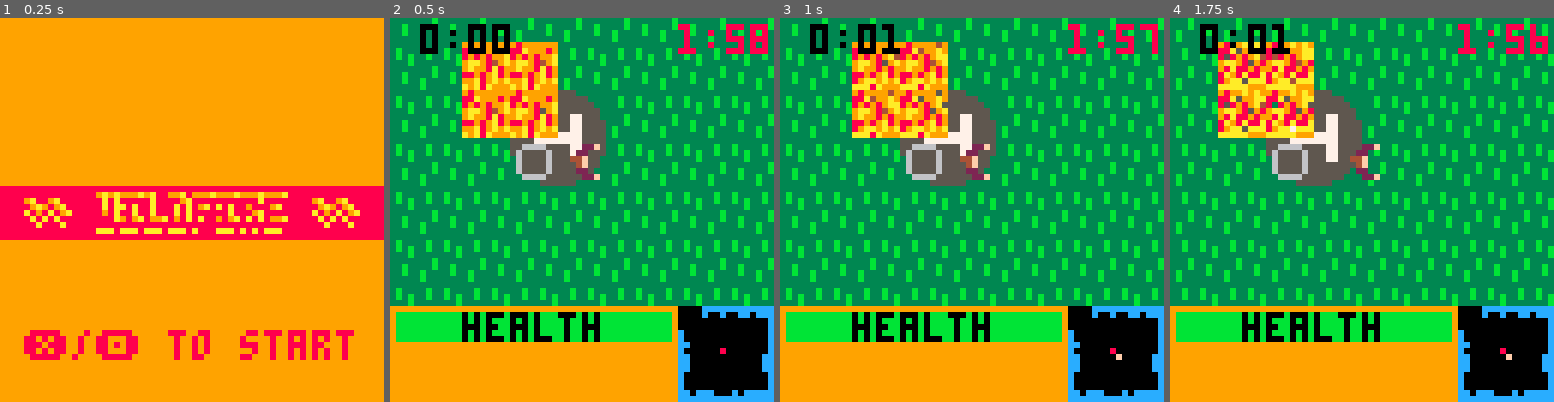
Above: before the commit, frames 1-4 (left to right).
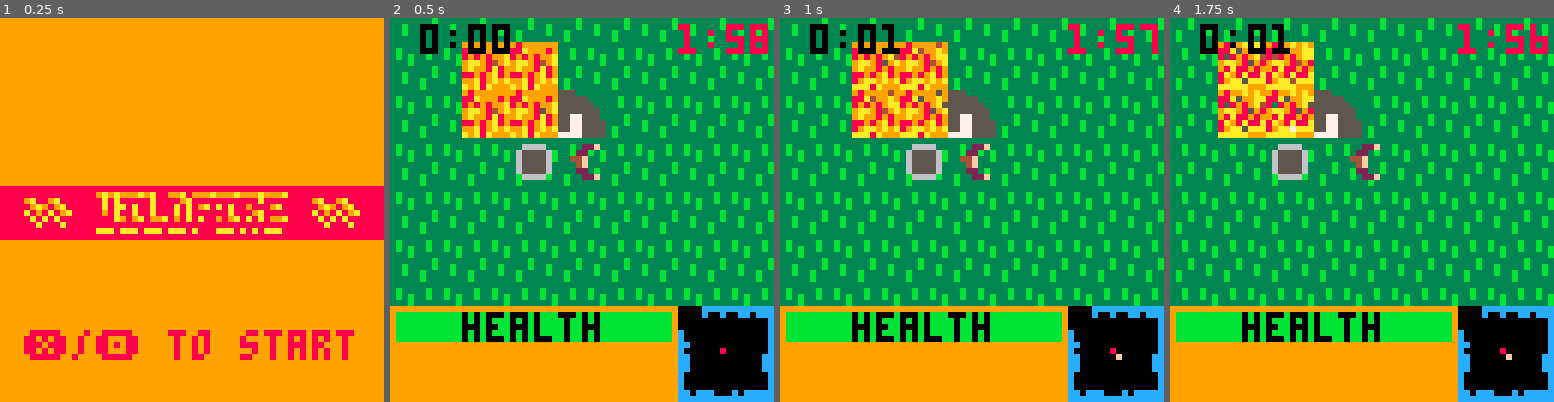
Above: after the commit, the same moments.

Repository: notCalle/pico-8-carts
Game: PICO-8 cartridge wildfire.p8
Same seed, same stepped clock (60 frames per second), same inputs: the game is played once before the commit and once after it.
Inputs:
- Up to frame 1 (0.25 s): no input
- Up to frame 2 (0.5 s): tap X (X key) at 0.33 s
- Up to frame 3 (1 s): tap O (Z key) at 0.7 s
- Up to frame 4 (1.75 s): tap X (X key) at 1.07 s; hold Right from 1.6 s (still down); tap O (Z key) at 1.7 s

Frame 1 is identical in both runs. In frame 2, 1.6% of the frame differs, in the area x 31-57%, y 31-44%; in frame 3, 1.6%; in frame 4, 1.9%, in the area x 25-50%, y 31-44%.

Commit message:
Fix some bugs and add music

Diff:
--- a/wildfire.p8
+++ b/wildfire.p8
@@ -36,16 +36,18 @@
 	return band(mask,flags)~=0
 end
 
-function draw_firetext(str)
- local x=19-2*#str
-	camera() clip()
-	rectfill(0,28,64,36,8)
-	print("∧ "..str.." ∧",x+rnd(3),29+rnd(3),10)
-	print("∧ "..str.." ∧",x+rnd(3),29+rnd(3),9)
-	print("∧ "..str.." ∧",x+rnd(3),29+rnd(3),10)
-	print("∧ "..str.." ∧",x+rnd(3),29+rnd(3),9)
-	print("∧ "..str.." ∧",x+1,30,8)
-end
+firetext={
+	draw=function(str)
+	 local x=19-2*#str
+		camera() clip()
+		rectfill(0,28,64,36,8)
+		print("∧ "..str.." ∧",x+rnd(3),29+rnd(3),10)
+		print("∧ "..str.." ∧",x+rnd(3),29+rnd(3),9)
+		print("∧ "..str.." ∧",x+rnd(3),29+rnd(3),10)
+		print("∧ "..str.." ∧",x+rnd(3),29+rnd(3),9)
+		print("∧ "..str.." ∧",x+1,30,8)
+	end,
+}
 
 function cprint(str,y,c,wide)
 	local w=0
@@ -60,18 +62,22 @@
 --
 
 menu_state={
-	update=function(my)
+	init=function()
+		music(0)
+	end,
+
+	update=function()
 		if button.po or button.px then
 			game.next(world_state)
 		end
 	end,
 
-	draw=function(my)
+	draw=function()
 		if(not game.nth_tick(2)) return
 		cls(9)
-		draw_firetext("wildfire")
+		firetext.draw("wildfire")
 		cprint("❎/🅾️ to start",52,8,2)
-	end
+	end,
 }
 
 --
@@ -79,9 +85,13 @@
 --
 
 gameover_state={
+	init=function()
+		music(-1)
+	end,
+
 	draw=function()
-		draw_firetext("game over")
-	end
+		firetext.draw("game over")
+	end,
 }
 
 --
@@ -89,9 +99,13 @@
 --
 
 rescued_state={
+	init=function()
+		music(-1)
+	end,
+
 	draw=function()
-		draw_firetext("rescued")
-	end
+		firetext.draw("rescued")
+	end,
 }
 
 --
@@ -415,7 +429,8 @@
 			end
 		end
 
-		if fire then
+		if on_fire then
+			music(1)
 			banner.new("fire hazard - rescue turned away")
 			rescue.tick+=flr((1+rnd(1))*60*30)
 			local px=player.x/8
Not shown, changed: 33 lines of the sprite sheet (__gfx__) section of wildfire.p8
Not shown, changed: the music (__music__) section of wildfire.p8
